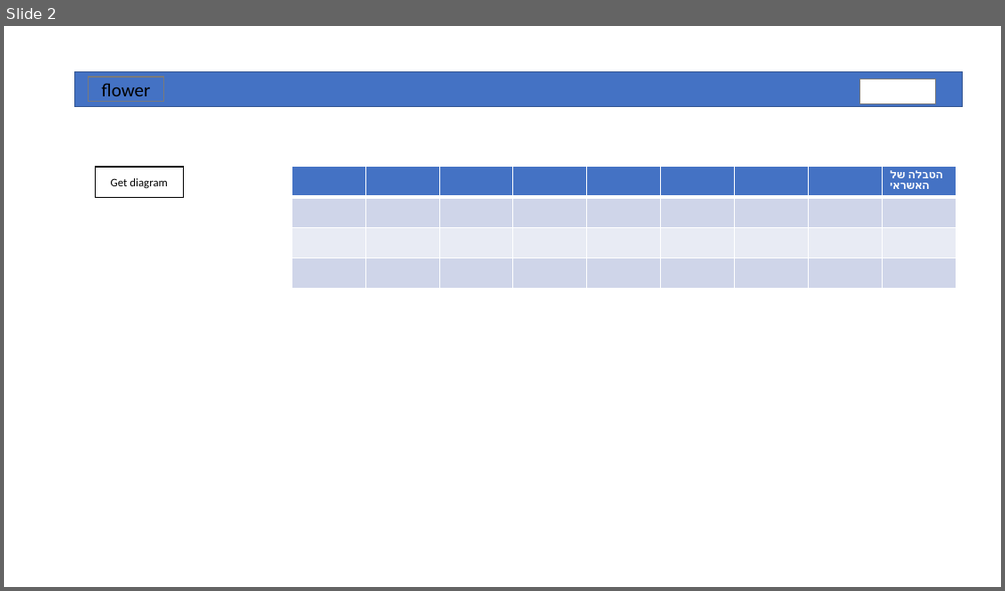
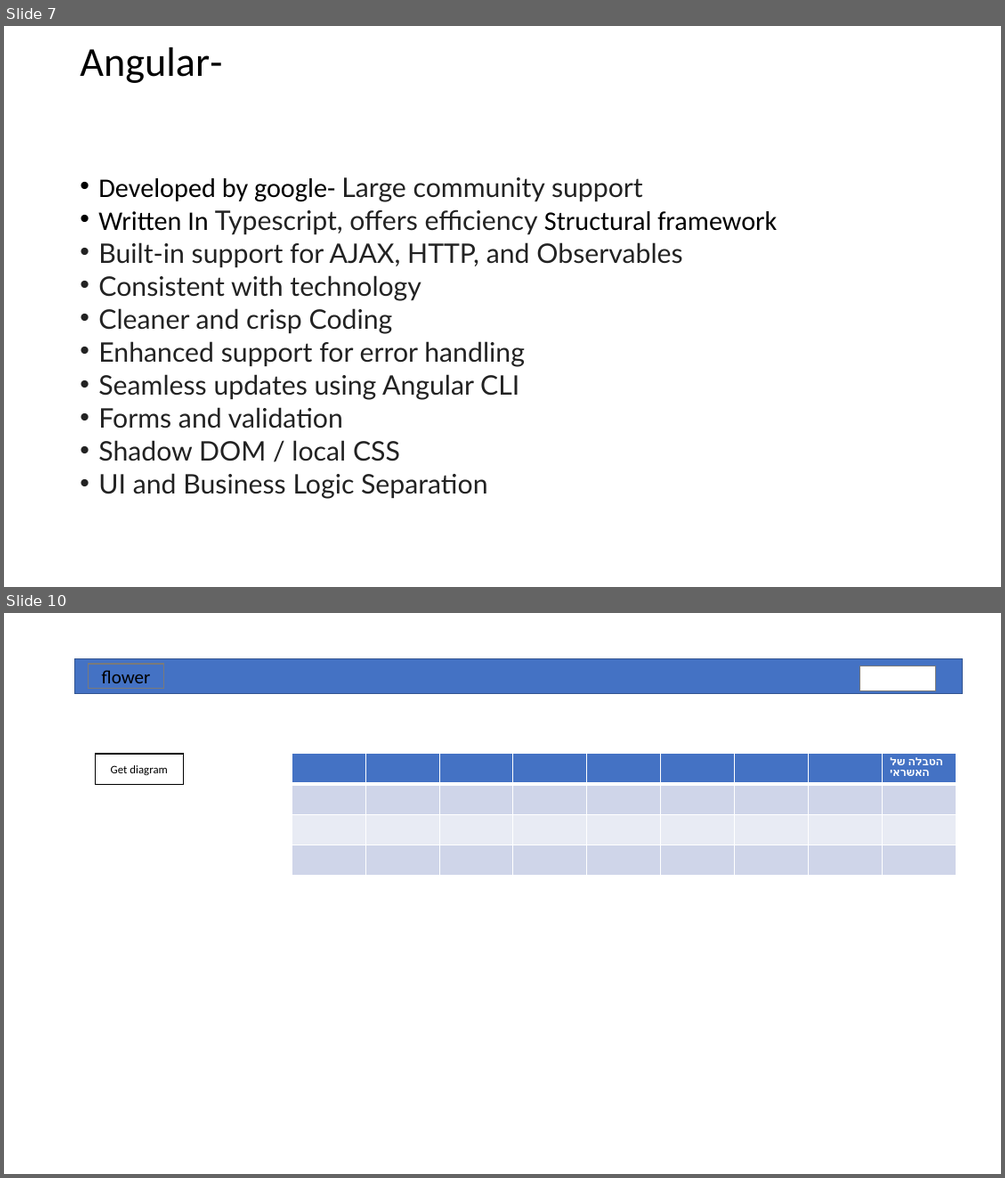
Before and after one commit to nizanf/Flower, a slide deck: src/assets/img/Presentation1.pptx. Shown one above the other, each under a label of ours: slide 2 before the commit, slides 7 and 10 after it; the slides between them are not shown. The pictures are 1005x591 and 1005x1178 pixels, drawn with LibreOffice and Linux fonts; fonts in the diff are those of the drawing; background and template pictures are left out. Boxes give left, top, right and bottom in pixels: in the first picture for what was removed or moved away, otherwise in the second. Text is boxed around its words. In the diff, an @@ line names an element or a change of style, - is before the commit and + after.

```diff
--- a/src/assets/img/Presentation1.pptx
+++ b/src/assets/img/Presentation1.pptx
@@ slide 7 added at [4,26,1001,587], background #FFFFFF @@
@@ title added at [80,47,222,83], 39.6 pt, text #000000 @@
+Angular-
@@ text added at [98,177,777,499], 25.9 pt, text #222222 @@
+• Developed by google- Large community support
+• Written In Typescript, offers efficiency Structural framework
+• Built-in support for AJAX, HTTP, and Observables
+• Consistent with technology
+• Cleaner and crisp Coding
+• Enhanced support for error handling
+• Seamless updates using Angular CLI
+• Forms and validation
+• Shadow DOM / local CSS
+• UI and Business Logic Separation
@@ what was slide 2 is now slide 10 @@
```
Also in this commit, not shown: 8 other slides added, 1 slide removed, 4 other files.
